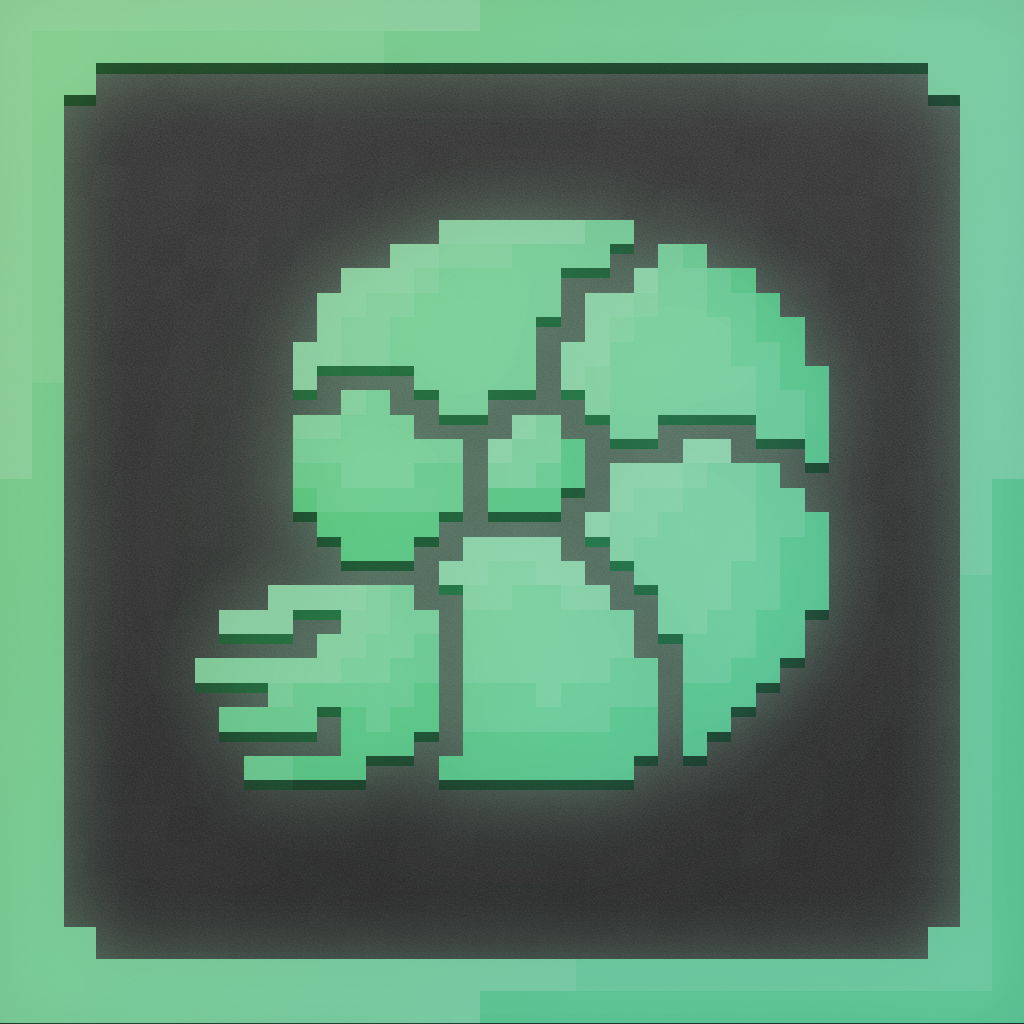
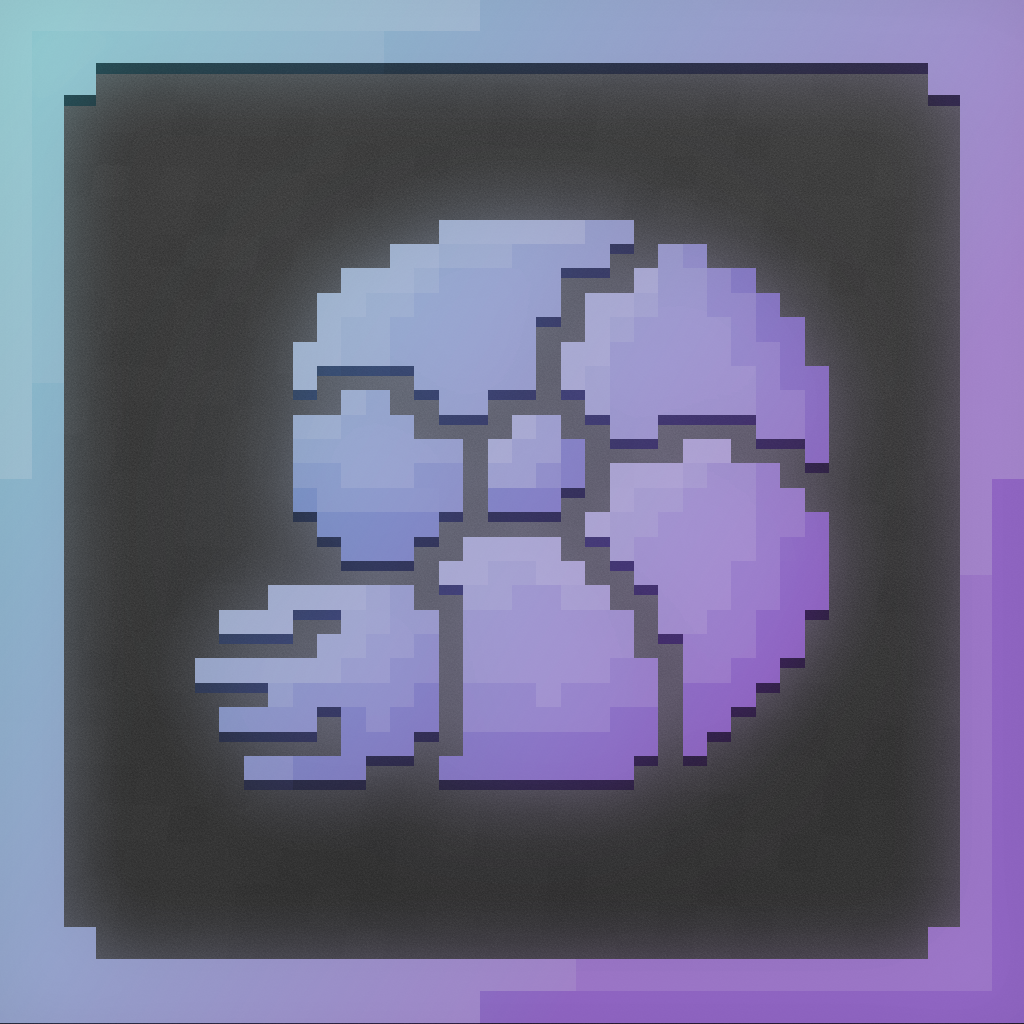
Layer changes from the first 1024×1024 image to the second:
painted on "Nautilus x1024.png" (1st of 2, in "NAUTILUS" › "LOGO & FRAME") over box(192, 192, 832, 832)
painted on "Nautilus x1024.png" (2nd of 2, in "NAUTILUS" › "LOGO & FRAME") over box(192, 192, 832, 832)
painted on "Paint Layer 1" over box(64, 64, 960, 960)